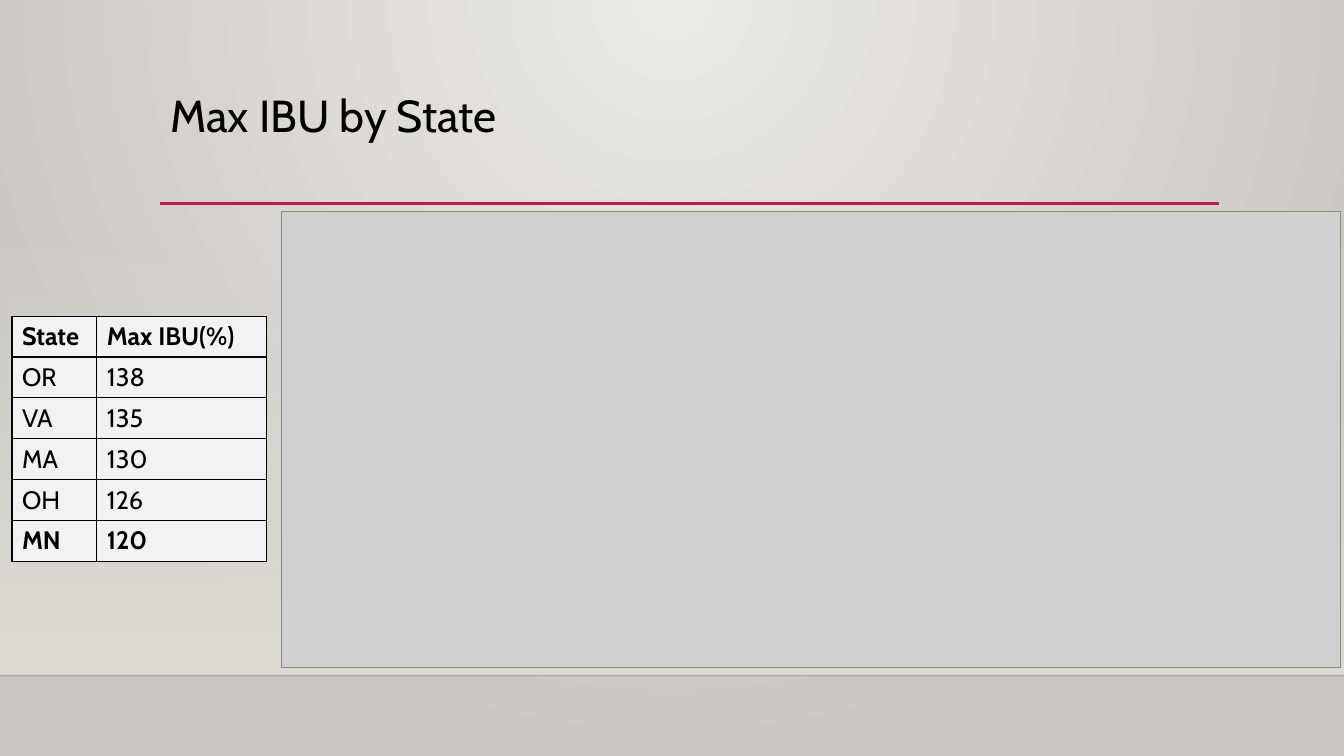
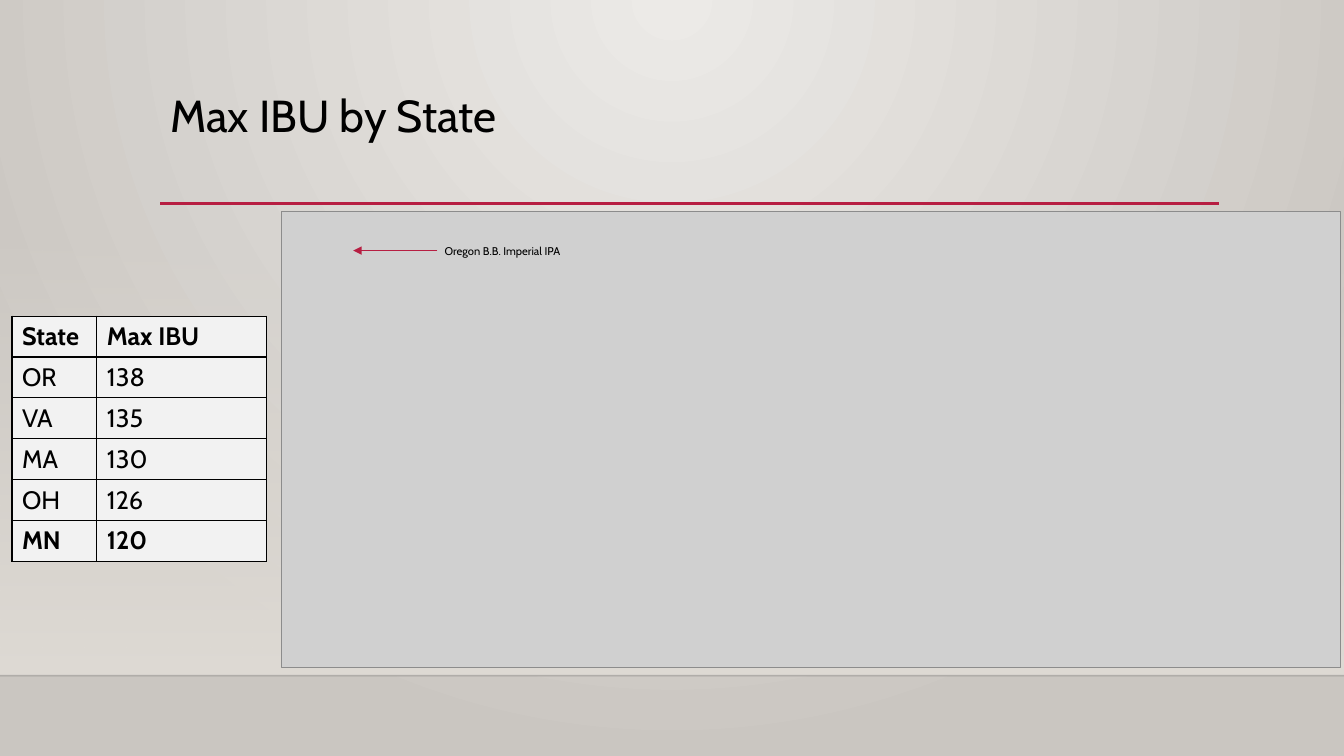
Before and after one commit to Aurian-G/BudweiserBreweryAnalysis, a slide deck: slide 7 of PPT/Case_Study_Analysis_DDS6306.pptx. Drawn at 1344x756 pixels with LibreOffice and Linux fonts; fonts in the diff are those of the drawing; grey boxes stand for pictures; background and template pictures are left out. Boxes give left, top, right and bottom in pixels: in the first picture for what was removed or moved away, otherwise in the second. Text is boxed around its words. In the diff, an @@ line names an element or a change of style, - is before the commit and + after.

```diff
--- a/PPT/Case_Study_Analysis_DDS6306.pptx
+++ b/PPT/Case_Study_Analysis_DDS6306.pptx
@@ arrow added from (438, 251) to (353, 251), #B71E42 0.75 pt @@
@@ text added at [445,246,561,258], 8 pt, text #000000 @@
+Oregon B.B. Imperial IPA
@@ table at [12,317,266,560] @@
-row 1, column 2: Max IBU(%)
+row 1, column 2: Max IBU
```
Also in this commit, not shown: 2 other slides changed.
